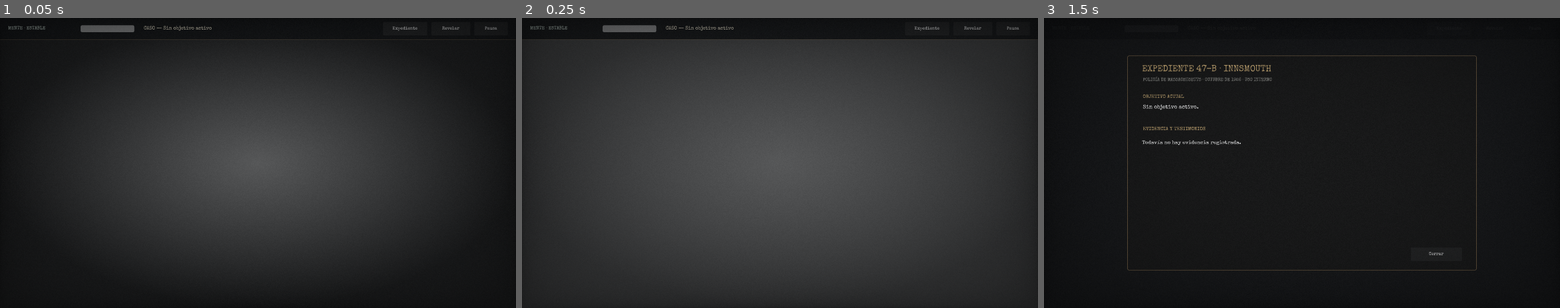
Above: before the commit, frames 1-3 (left to right).
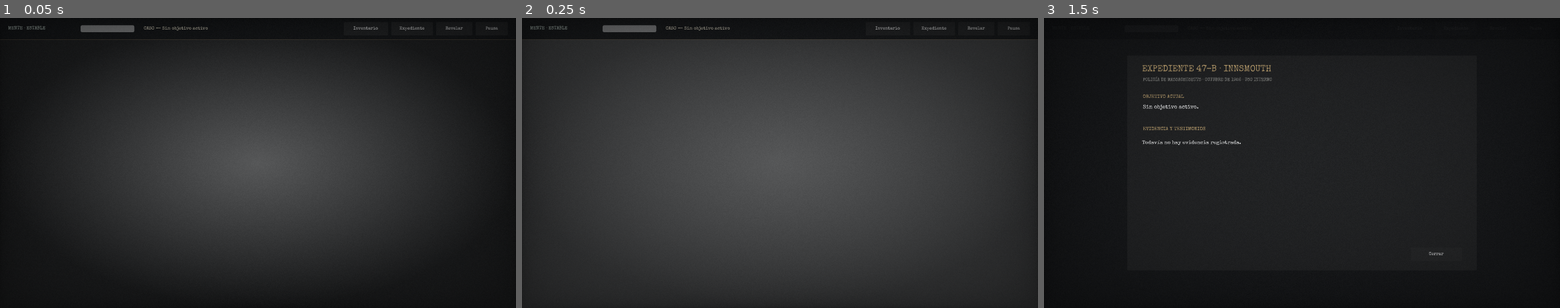
Above: after the commit, the same moments.

Repository: gabsvm/HorrorPlay
Game: Godot game, scene res://src/common/ui/ui_hud.tscn
Two runs of this game, one before a commit and one after it. Both use one fixed random seed, a clock stepped at 60 frames per second and the inputs below. This scene is started directly instead of the project's main scene.
Inputs (mouse positions are in pixels of both pictures, inside the frame that each line leads up to):
- Up to frame 1 (0.05 s): no input
- Up to frame 2 (0.25 s): no input
- Up to frame 3 (1.5 s): click (1410, 29) at 0.5 s, where only the run after the commit has a clickable "Inventario"; click "Expediente" at 1.25 s

The runs differ from the first frame. In frame 1, 0.2% of the frame differs, in the area x 28-97%, y 2-5%; in frame 2, 0.2%; in frame 3, 0.5%, in the area x 16-84%, y 12-88%.
Error after the commit: Cannot call method 'add_theme_stylebox_override' on a null value. (res://src/common/ui/ui_hud.gd:59)

Commit message:
feat: replace prototype inventory strip with dedicated inventory flow

Diff:
--- a/src/common/ui/ui_hud.tscn
+++ b/src/common/ui/ui_hud.tscn
@@ -1,7 +1,8 @@
-[gd_scene load_steps=6 format=3 uid="uid://df71hudb83c7"]
+[gd_scene load_steps=7 format=3 uid="uid://df71hudb83c7"]
 
 [ext_resource type="Script" path="res://src/common/ui/ui_hud.gd" id="1_script"]
 [ext_resource type="PackedScene" path="res://src/common/ui/pause_menu.tscn" id="2_pause"]
+[ext_resource type="PackedScene" path="res://src/common/ui/inventory_menu.tscn" id="3_inventory"]
 
 [sub_resource type="Gradient" id="Gradient_vignette"]
 colors = PackedColorArray(0, 0, 0, 0, 0, 0, 0, 0.95)
@@ -64,10 +65,10 @@
 layout_mode = 0
 offset_left = 535.0
 offset_top = 12.0
-offset_right = 1190.0
+offset_right = 1115.0
 offset_bottom = 68.0
 theme_override_colors/font_color = Color(0.82, 0.78, 0.67, 1)
-theme_override_font_sizes/font_size = 18
+theme_override_font_sizes/font_size = 17
 text = "CASO — Revisar el expediente y preparar la salida hacia Innsmouth."
 autowrap_mode = 2
 vertical_alignment = 1
@@ -78,27 +79,32 @@
 anchor_left = 1.0
 anchor_right = 1.0
 anchor_bottom = 1.0
-offset_left = -610.0
+offset_left = -785.0
 offset_top = 15.0
 offset_right = -30.0
 offset_bottom = -15.0
 grow_horizontal = 0
 grow_vertical = 2
-theme_override_constants/separation = 15
+theme_override_constants/separation = 12
 alignment = 2
 
+[node name="InventoryButton" type="Button" parent="TopBar/ButtonContainer"]
+custom_minimum_size = Vector2(165, 0)
+layout_mode = 2
+text = "Inventario"
+
 [node name="CaseButton" type="Button" parent="TopBar/ButtonContainer"]
-custom_minimum_size = Vector2(165, 0)
+custom_minimum_size = Vector2(155, 0)
 layout_mode = 2
 text = "Expediente"
 
 [node name="RevealButton" type="Button" parent="TopBar/ButtonContainer"]
-custom_minimum_size = Vector2(145, 0)
+custom_minimum_size = Vector2(135, 0)
 layout_mode = 2
 text = "Revelar"
 
 [node name="PauseButton" type="Button" parent="TopBar/ButtonContainer"]
-custom_minimum_size = Vector2(125, 0)
+custom_minimum_size = Vector2(120, 0)
 layout_mode = 2
 text = "Pausa"
 
@@ -107,56 +113,62 @@
 anchors_preset = 5
 anchor_left = 0.5
 anchor_right = 0.5
-offset_left = -600.0
-offset_top = 110.0
-offset_right = 600.0
-offset_bottom = 160.0
+offset_left = -620.0
+offset_top = 102.0
+offset_right = 620.0
+offset_bottom = 154.0
 grow_horizontal = 2
 mouse_filter = 2
 theme_override_colors/font_outline_color = Color(0, 0, 0, 1)
 theme_override_constants/outline_size = 6
-theme_override_font_sizes/font_size = 28
+theme_override_font_sizes/font_size = 25
 text = ""
 horizontal_alignment = 1
 vertical_alignment = 1
 
-[node name="InventoryPanel" type="Panel" parent="."]
-layout_mode = 1
-anchors_preset = 12
+[node name="UseModeBar" type="Panel" parent="."]
+visible = false
+layout_mode = 1
+anchors_preset = 7
+anchor_left = 0.5
 anchor_top = 1.0
-anchor_right = 1.0
-anchor_bottom = 1.0
-offset_top = -140.0
+anchor_right = 0.5
+anchor_bottom = 1.0
+offset_left = -430.0
+offset_top = -104.0
+offset_right = 430.0
+offset_bottom = -28.0
 grow_horizontal = 2
 grow_vertical = 0
 
-[node name="ActiveItemLabel" type="Label" parent="InventoryPanel"]
-layout_mode = 0
-offset_left = 30.0
-offset_top = 50.0
-offset_right = 250.0
-offset_bottom = 90.0
-theme_override_font_sizes/font_size = 20
-text = "Sin selección"
-vertical_alignment = 1
-
-[node name="ScrollContainer" type="ScrollContainer" parent="InventoryPanel"]
-layout_mode = 1
-anchors_preset = 15
-anchor_right = 1.0
-anchor_bottom = 1.0
-offset_left = 300.0
-offset_top = 20.0
-offset_right = -30.0
-offset_bottom = -20.0
-grow_horizontal = 2
-grow_vertical = 2
-vertical_scroll_mode = 0
-
-[node name="SlotsContainer" type="HBoxContainer" parent="InventoryPanel/ScrollContainer"]
-layout_mode = 2
-size_flags_vertical = 3
-theme_override_constants/separation = 20
+[node name="Kicker" type="Label" parent="UseModeBar"]
+layout_mode = 0
+offset_left = 22.0
+offset_top = 12.0
+offset_right = 180.0
+offset_bottom = 34.0
+theme_override_colors/font_color = Color(0.74, 0.6, 0.34, 1)
+theme_override_font_sizes/font_size = 12
+text = "OBJETO PREPARADO"
+
+[node name="ItemLabel" type="Label" parent="UseModeBar"]
+layout_mode = 0
+offset_left = 22.0
+offset_top = 34.0
+offset_right = 560.0
+offset_bottom = 62.0
+theme_override_colors/font_color = Color(0.9, 0.88, 0.8, 1)
+theme_override_font_sizes/font_size = 17
+text = "Llave Oxidada · Tocá dónde querés usarla"
+
+[node name="CancelUseButton" type="Button" parent="UseModeBar"]
+layout_mode = 0
+offset_left = 650.0
+offset_top = 14.0
+offset_right = 835.0
+offset_bottom = 62.0
+theme_override_font_sizes/font_size = 15
+text = "Cancelar"
 
 [node name="CasebookBackdrop" type="ColorRect" parent="."]
 visible = false
@@ -254,10 +266,15 @@
 offset_bottom = 765.0
 text = "Cerrar"
 
+[node name="InventoryMenu" parent="." instance=ExtResource("3_inventory")]
+layout_mode = 1
+
 [node name="PauseMenu" parent="." instance=ExtResource("2_pause")]
 layout_mode = 1
 
+[connection signal="pressed" from="TopBar/ButtonContainer/InventoryButton" to="." method="_on_inventory_pressed"]
 [connection signal="pressed" from="TopBar/ButtonContainer/CaseButton" to="." method="_on_case_pressed"]
 [connection signal="pressed" from="TopBar/ButtonContainer/RevealButton" to="." method="_on_reveal_pressed"]
 [connection signal="pressed" from="TopBar/ButtonContainer/PauseButton" to="PauseMenu" method="open_menu"]
+[connection signal="pressed" from="UseModeBar/CancelUseButton" to="." method="_on_cancel_item_use_pressed"]
 [connection signal="pressed" from="CasebookBackdrop/CasebookPanel/CloseButton" to="." method="_on_case_close_pressed"]
